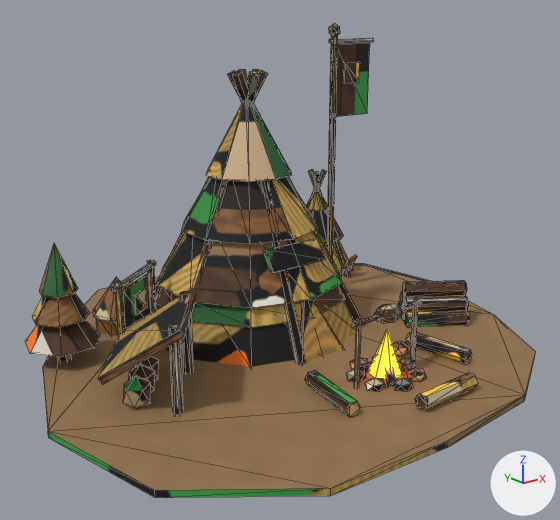
One commit to the glTF model game/assets/models/residence_dl1_green.glb: the scene before it, then after it.
Before and after are seen from a camera (50 mm lens) standing at (-1.407, -1.713, 0.956) and looking at (-0.046, -0.011, 0.275). Lighting does not change. The marker at lower right points along +X, +Y and +Z. The picture after the commit comes second. Mesh edges are drawn as thin lines. Vertices at exactly the same position are counted once.

In view in the first picture: 'residence_dl1_green'.
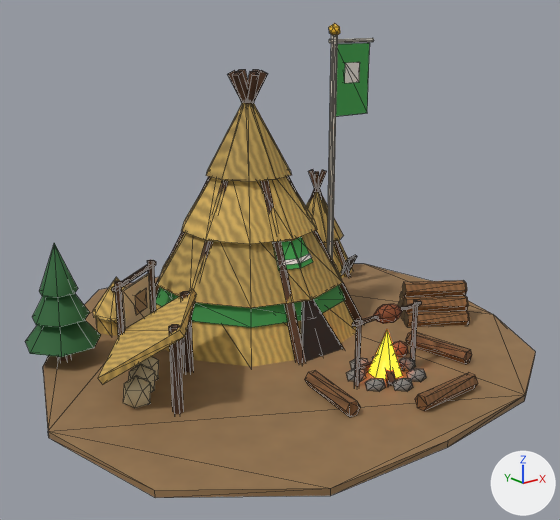
What differs and where, as boxes (x1, y1, x2, y2) in the pictures (560 x 520 px):
part 1 of me_m, cut back: before (264, 238, 325, 273); after (273, 237, 313, 270)
part 2 of me_m, surface changed: (25, 23, 481, 498) in both

Patch to the scene script:
```diff
--- a/game/assets/models/residence_dl1_green.glb.py
+++ b/game/assets/models/residence_dl1_green.glb.py
@@ me_m @@
 # used by ob_residence_dl1_green; location = (0.0, 0.0, 0.0)
-me_m.from_pydata(...)  # 922 vertices, 1532 faces; spans x -0.81..0.77, y -0.7..0.78, z -0.01..0.94
+me_m.from_pydata(...)  # 930 vertices, 1435 faces; spans x -0.81..0.77, y -0.7..0.78, z -0.01..0.94
+# me_m part 1
+# 8 vertices are removed from x -0.1..0.1, y -0.05..0.0, z 0.25..0.32
+# 105 faces are deleted
+# 16 vertices are added at x -0.07..0.07, y -0.05..0.01, z 0.25..0.32
+# 8 new faces join them, mat_baked (picture img_bake)
+# me_m part 2: 1417 kept faces spanning x -0.81..0.77, y -0.7..0.78, z -0.01..0.94 get new texture (UV) coordinates
 me_m.materials.append(mat_baked)
```
